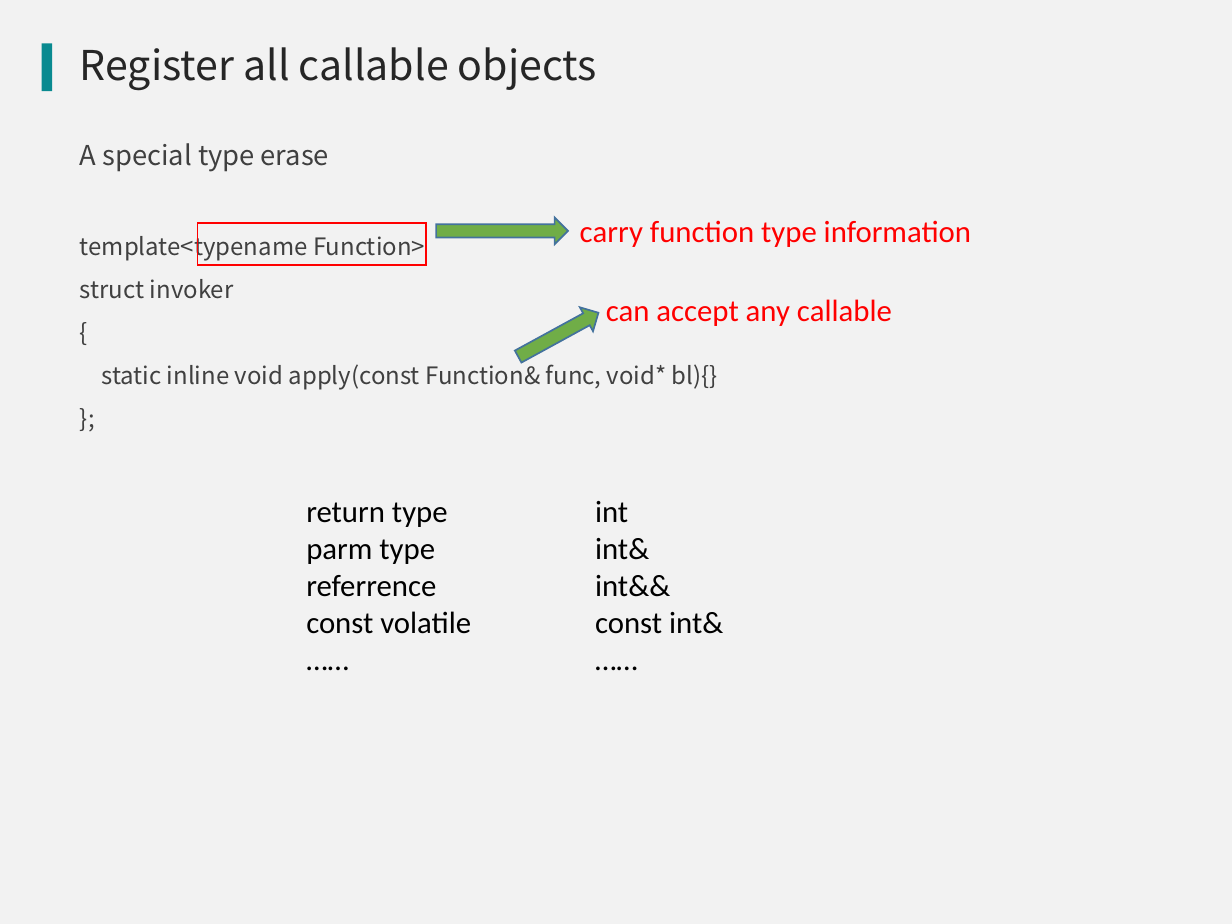
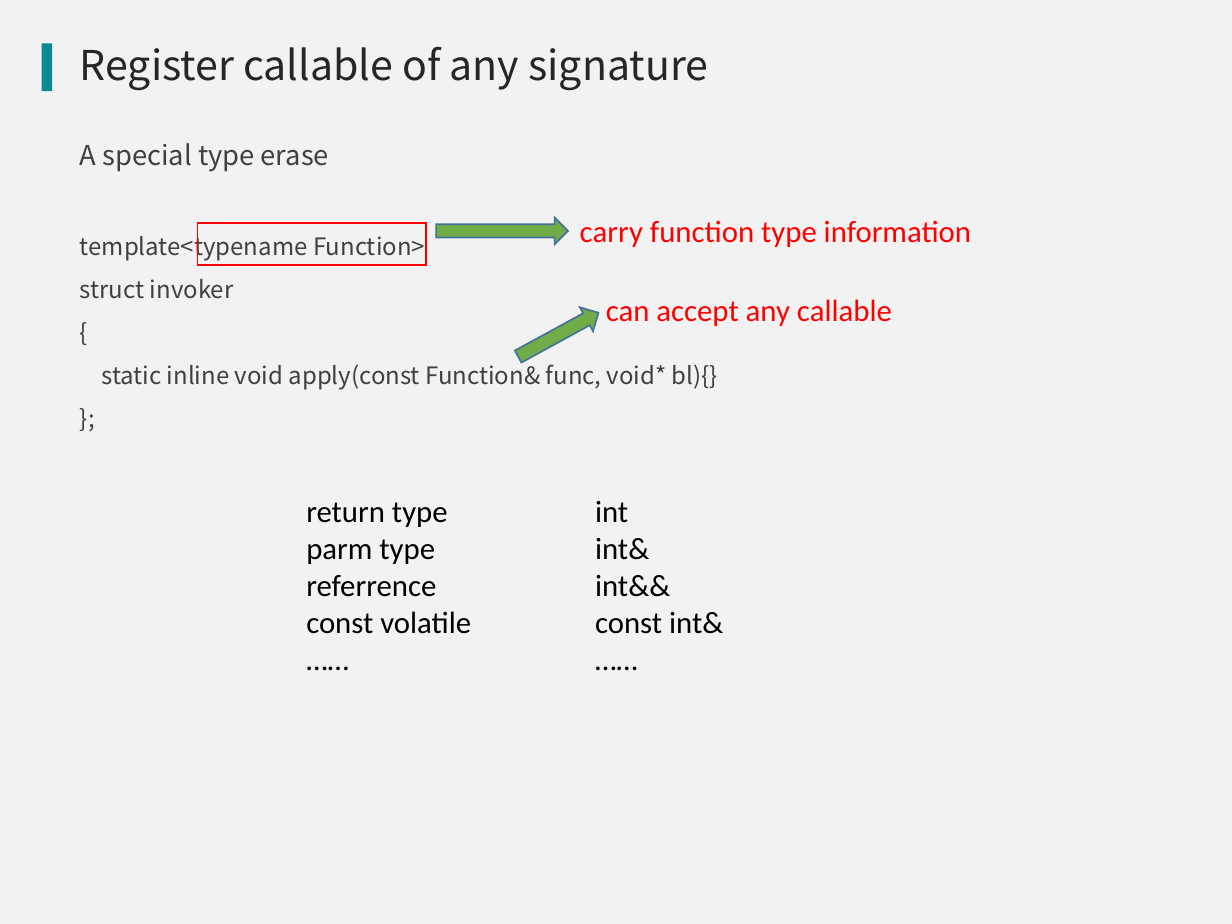
Before and after one commit to qicosmos/cppnow2017-ppt, a slide deck: slide 13 of An easy to use RPC framework implemented by c++11 and c++14.pptx (slide 20 before the commit). Drawn at 1232x924 pixels with LibreOffice and Linux fonts; fonts in the diff are those of the drawing; background and template pictures are left out. Boxes give left, top, right and bottom in pixels: in the first picture for what was removed or moved away, otherwise in the second. Text is boxed around its words. In the diff, an @@ line names an element or a change of style, - is before the commit and + after.

```diff
--- a/An easy to use RPC framework implemented by c++11 and c++14.pptx
+++ b/An easy to use RPC framework implemented by c++11 and c++14.pptx
@@ title at [80,47,708,91]: text changed @@
-Register all callable objects
+Register callable of any signature
```
Also in this commit, not shown: 5 other slides changed, 27 slides removed, 2 other files.
